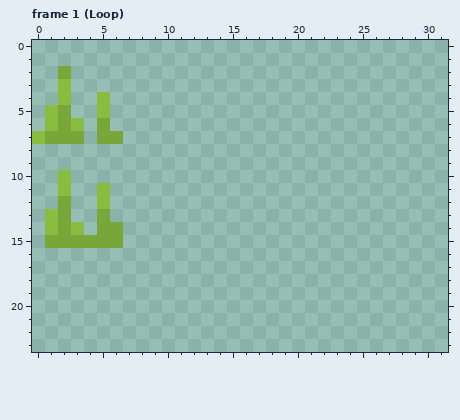
Pixel-art file -- Game Assets/Tilemaps/grass.aseprite. The first picture shows the starting point.
64x64 pixels, 8 frames. Shown: frame 1 (Loop). The old version is drawn lined up with the new one, on the new canvas. The commit also changed other frames, which this record leaves out.
After:
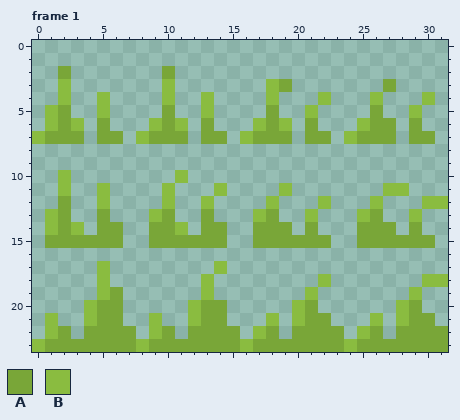
Palette (. is transparent): A #79a638  B #8abc40
What changed:
canvas 64x64 -> 32x24 (the part of the old canvas that was cut away was empty and is not shown)
Frame 1:
There is now colour A in row 2 at x 10; in row 3 at x 19 and 27; in row 5 at x 10, 18 and 26; in row 6 at x 10, 13, 18, 21, 26 to 27 and 29; in row 7 at x 9 to 11, 13 to 14, 17 to 19, 21 to 22, 25 to 27 and 29 to 30; in row 13 at x 10, 13, 18 and 26.
There is now colour A in row 14 at x 9 to 10, 13 to 14, 17 to 19, 21, 25 to 27 and 29; in row 15 at x 9 to 14, 17 to 22 and 25 to 30; in row 19 at x 6; in row 20 at x 5 to 6, 13 to 14, 21 and 29; in row 21 at x 5 to 6, 13 to 14, 21 to 22 and 29 to 30; in row 22 at x 2, 4 to 7, 10, 12 to 15, 18, 20 to 23, 26 and 28 to 31.
There is now colour A in row 23 at x 1 to 7, 9 to 15, 17 to 23 and 25 to 31.
There is now colour B in row 3 at x 10 and 18; in row 4 at x 10, 13, 18, 22, 26 and 30; in row 5 at x 13, 21 and 29; in row 6 at x 9, 11, 17, 19 and 25; in row 7 at x 8, 16 and 24; in row 10 at x 11.
There is now colour B in row 11 at x 10, 14, 19 and 27 to 28; in row 12 at x 10, 13, 18, 22, 26 and 30 to 31; in row 13 at x 9, 17, 21, 25 and 29; in row 14 at x 11; in row 17 at x 5 and 14; in row 18 at x 5, 13, 22 and 30 to 31.
There is now colour B in row 19 at x 5, 13, 21 and 29; in row 20 at x 4, 12, 20 and 28; in row 21 at x 1, 4, 9, 12, 18, 20, 26 and 28; in row 22 at x 1, 9, 17 and 25; in row 23 at x 0, 8, 16 and 24.
Boxes around the changes in both pictures, in picture pixels (x1, y1, x2, y2):
added: (32, 66, 448, 352)
